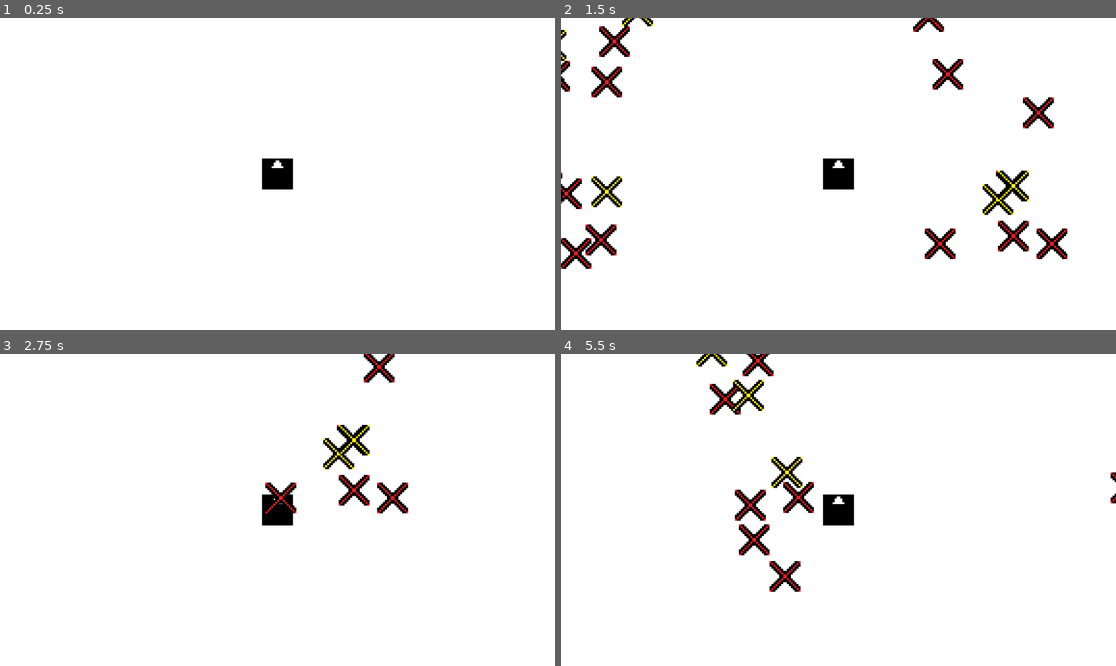
Above: before the commit, frames 1-4 (two rows, left to right).
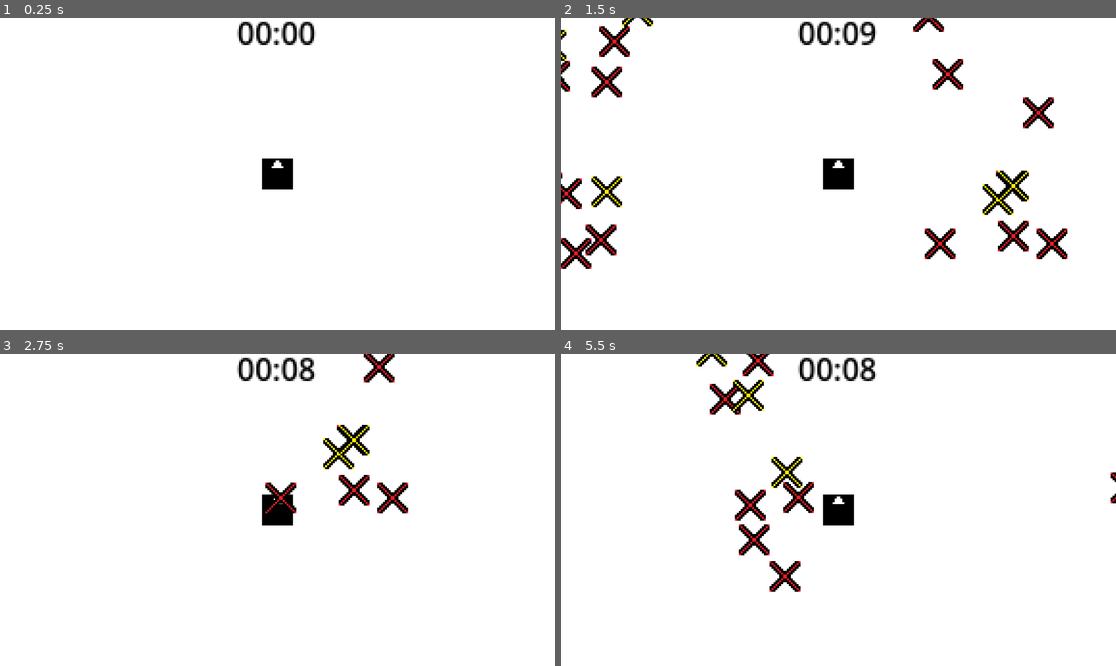
Above: after the commit, the same moments.

Repository: Marcin-Lach/javsc
Game: Godot game, scene res://main.tscn
Same seed, same stepped clock (60 frames per second), same inputs: the game is played once before the commit and once after it.
Inputs:
- Up to frame 1 (0.25 s): no input
- Up to frame 2 (1.5 s): tap Enter at 0.5 s; hold Right (right) 0.53-1.28 s; hold Down (down) from 1.28 s (still down)
- Up to frame 3 (2.75 s): release Down (down) at 2.03 s; hold Right (right) from 2.03 s (still down)
- Up to frame 4 (5.5 s): release Right (right) at 2.78 s; hold Up (up) 2.78-3.53 s; hold Left (left) 3.53-5.03 s; tap Space at 4.25 s; hold Down (down) from 5.03 s (still down)

The runs differ from the first frame. In frame 1, 0.7% of the frame differs, in the area x 42-57%, y 1-9%; in frame 2, 0.6%; in frame 3, 0.7%; in frame 4, 0.7%.

Commit message:
Added a rule for winning the game
While I'm still alive

Diff:
--- a/src/EnemiesSpawn.gd
+++ b/src/EnemiesSpawn.gd
@@ -4,9 +4,12 @@
 var renemy_scene = preload("res://Enemies/Renemy/renemy.tscn")
 var yenemy_scene = preload("res://Enemies/Yenemy/yenemy.tscn")
 @onready var pause_label = $Camera2D/PauseLabel
+@onready var time_left_timer = $TimeLeftTimer
+@onready var won_the_game_label = $Camera2D/WonTheGameLabel
 
 # Called when the node enters the scene tree for the first time.
 func _ready():
+	won_the_game_label.hide()
 	pause_label.hide()
 	pass
 
@@ -18,6 +21,7 @@
 
 
 func _on_timer_timeout():
+	time_left_timer.start()
 	var player_position = $Player.global_position
 	var safe_zone_radius = 65
 
@@ -51,3 +55,10 @@
 		enemy.position.x = enemy_position_x
 		enemy.position.y = enemy_position_y
 		add_child(enemy)
+
+
+func _on_time_left_timer_timeout():
+	won_the_game_label.show()
+	var enemies = get_tree().get_nodes_in_group("enemies")
+	for enemy in enemies:
+		self.remove_child(enemy)
--- /dev/null
+++ b/src/TimeLeftLabel.gd
@@ -0,0 +1,10 @@
+extends Label
+
+@onready var time_left_timer = $"../../TimeLeftTimer"
+
+# Called every frame. 'delta' is the elapsed time since the previous frame.
+func _process(delta):
+	var minutes = time_left_timer.time_left / 60
+	var seconds = fmod(time_left_timer.time_left, 60)
+	var formatted_time_left = "%02d:%02d" % [minutes, seconds]
+	text = formatted_time_left
--- a/src/main.tscn
+++ b/src/main.tscn
@@ -1,9 +1,10 @@
-[gd_scene load_steps=6 format=3 uid="uid://dsdrfppncpd4h"]
+[gd_scene load_steps=7 format=3 uid="uid://dsdrfppncpd4h"]
 
 [ext_resource type="Script" path="res://Player/PlayerMovement.gd" id="1_iupss"]
 [ext_resource type="Script" path="res://EnemiesSpawn.gd" id="1_vl6yq"]
 [ext_resource type="Texture2D" uid="uid://jrr7qxwty5og" path="res://Player/player-sprite.png" id="2_06xwx"]
 [ext_resource type="Script" path="res://FollowPlayer.gd" id="4_8ipmc"]
+[ext_resource type="Script" path="res://TimeLeftLabel.gd" id="5_6i7gd"]
 
 [sub_resource type="RectangleShape2D" id="RectangleShape2D_8su84"]
 size = Vector2(16, 16)
@@ -41,11 +42,33 @@
 offset_bottom = -24.0
 text = "Game Paused"
 
+[node name="WonTheGameLabel" type="Label" parent="Camera2D"]
+self_modulate = Color(0, 0, 0, 1)
+offset_left = -35.0
+offset_top = -57.0
+offset_right = 34.0
+offset_bottom = -31.0
+text = "WINNER!"
+
+[node name="TimeLeftLabel" type="Label" parent="Camera2D"]
+self_modulate = Color(0, 0, 0, 1)
+offset_left = -21.0
+offset_top = -85.0
+offset_right = 20.0
+offset_bottom = -59.0
+text = "10:00"
+script = ExtResource("5_6i7gd")
+
 [node name="Timer" type="Timer" parent="."]
 process_mode = 1
 process_callback = 0
 one_shot = true
 autostart = true
 
+[node name="TimeLeftTimer" type="Timer" parent="."]
+wait_time = 10.0
+one_shot = true
+
 [connection signal="body_entered" from="Player" to="Player" method="_on_body_entered"]
 [connection signal="timeout" from="Timer" to="." method="_on_timer_timeout"]
+[connection signal="timeout" from="TimeLeftTimer" to="." method="_on_time_left_timer_timeout"]
Not shown, changed: diary/README.md
